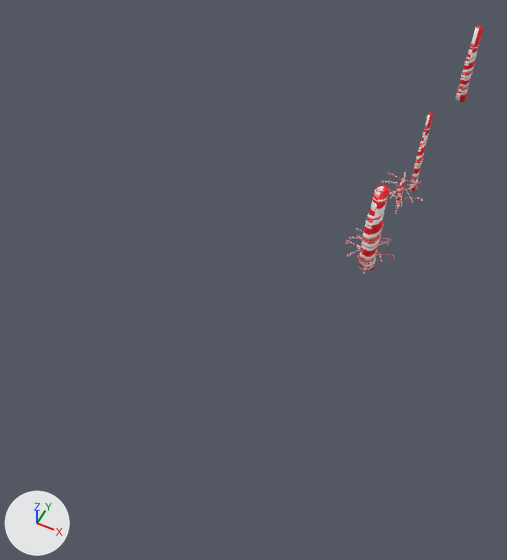
A saved change to the Blender file Blender/Foliage/CandyTrees.blend.
Before and after are seen from a 50 mm camera at (13.6, -57.4, 61.4) aimed at (-13.2, -3.8, -5.6). Arrows for +X, +Y and +Z are at lower left; the lights stay in place. The picture after the commit comes second.
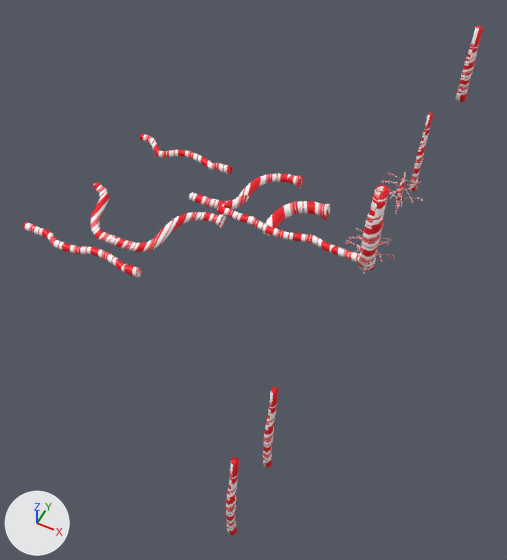
What differs and where, as boxes [x1, y1, x2, y2] in the pictures (507 x 560 px):
'Cylinder.012', added: after [91, 182, 226, 252]
'Cylinder.009', added: after [217, 206, 360, 263]
'Cylinder.011', added: after [189, 173, 304, 209]
'Cylinder.008', added: after [23, 222, 142, 277]
'Cylinder.010', added: after [262, 201, 330, 236]
'Cylinder.005', added: after [140, 133, 233, 174]
'Cylinder.007', added: after [226, 457, 239, 535]
'Cylinder.006', added: after [263, 387, 279, 468]

What changed in the scene script:
```text
Add me_cylinder_008:
    me_cylinder_008.from_pydata(...)  # 400 vertices, 403 faces; spans x -18.1..0.4, y -9.5..0.9, z -0.5..1.2
    me_cylinder_008.polygons.foreach_set('use_smooth', [True] * 403)
    me_cylinder_008.materials.append(mat_material_001)  # picture img_candycanetexture_jpg
Add me_cylinder_007:
    me_cylinder_007.from_pydata(...)  # 280 vertices, 283 faces; spans x -11.57..0.37, y -9.53..0.92, z -0.65..1.09
    me_cylinder_007.polygons.foreach_set('use_smooth', [True] * 283)
    me_cylinder_007.materials.append(mat_material_001)  # picture img_candycanetexture_jpg
Add me_cylinder_006:
    me_cylinder_006.from_pydata(...)  # 180 vertices, 183 faces; spans x -6.31..0.17, y -6.61..1.18, z -1.0..1.06
    me_cylinder_006.polygons.foreach_set('use_smooth', [True] * 183)
    me_cylinder_006.materials.append(mat_material_001)  # picture img_candycanetexture_jpg
Add me_cylinder_005:
    me_cylinder_005.from_pydata(...)  # 220 vertices, 223 faces; spans x -20.2..0.2, y -0.9..1.1, z -0.1..1.0
    me_cylinder_005.polygons.foreach_set('use_smooth', [True] * 223)
    me_cylinder_005.materials.append(mat_material_001)  # picture img_candycanetexture_jpg
Add me_cylinder_004:
    me_cylinder_004.from_pydata(...)  # 280 vertices, 283 faces; spans x -17.0..0.2, y -0.9..1.1, z -0.1..1.0
    me_cylinder_004.polygons.foreach_set('use_smooth', [True] * 283)
    me_cylinder_004.materials.append(mat_material_001)  # picture img_candycanetexture_jpg
Add me_cylinder_001:
    me_cylinder_001.from_pydata(...)  # 360 vertices, 363 faces; spans x -14.9..0.2, y -1.6..1.6, z -0.5..0.6
    me_cylinder_001.polygons.foreach_set('use_smooth', [True] * 363)
    me_cylinder_001.materials.append(mat_material_001)  # picture img_candycanetexture_jpg
Add ob_cylinder_012:
    ob_cylinder_012 = bpy.data.objects.new('Cylinder.012', me_cylinder_008)
    ob_cylinder_012.location = (-19.0, -1.4, 0.0)
Add ob_cylinder_011:
    ob_cylinder_011 = bpy.data.objects.new('Cylinder.011', me_cylinder_007)
    ob_cylinder_011.location = (-13.3, 10.0, 0.0)
Add ob_cylinder_010:
    ob_cylinder_010 = bpy.data.objects.new('Cylinder.010', me_cylinder_006)
    ob_cylinder_010.location = (-7.6, 6.3, 0.0)
Add ob_cylinder_009:
    ob_cylinder_009 = bpy.data.objects.new('Cylinder.009', me_cylinder_005)
    ob_cylinder_009.location = (0.0, 0.0, 0.0)
Add ob_cylinder_008:
    ob_cylinder_008 = bpy.data.objects.new('Cylinder.008', me_cylinder_004)
    ob_cylinder_008.location = (-23.3, -13.7, 0.0)
Add ob_cylinder_007:
    ob_cylinder_007 = bpy.data.objects.new('Cylinder.007', me_cylinder_034.copy())  # the mesh of ob_cylinder_003
    ob_cylinder_007.location = (0.0, -34.6, 0.4)
    ob_cylinder_007.scale = (0.23, 0.23, 0.371)
Add ob_cylinder_006:
    ob_cylinder_006 = bpy.data.objects.new('Cylinder.006', me_cylinder_034.copy())  # the mesh of ob_cylinder_003
    ob_cylinder_006.location = (0.0, -27.0, 0.4)
    ob_cylinder_006.scale = (0.23, 0.23, 0.371)
Add ob_cylinder_005:
    ob_cylinder_005 = bpy.data.objects.new('Cylinder.005', me_cylinder_001)
    ob_cylinder_005.location = (-22.7, 8.0, 0.0)
```
